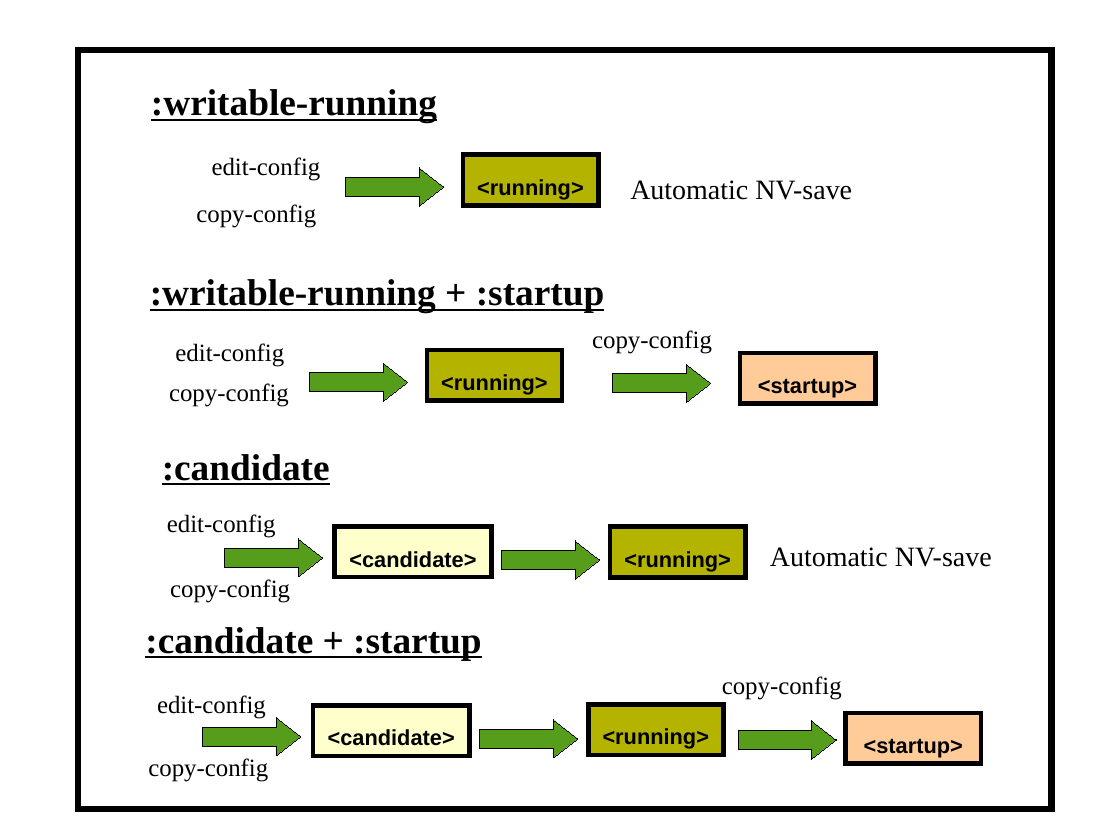
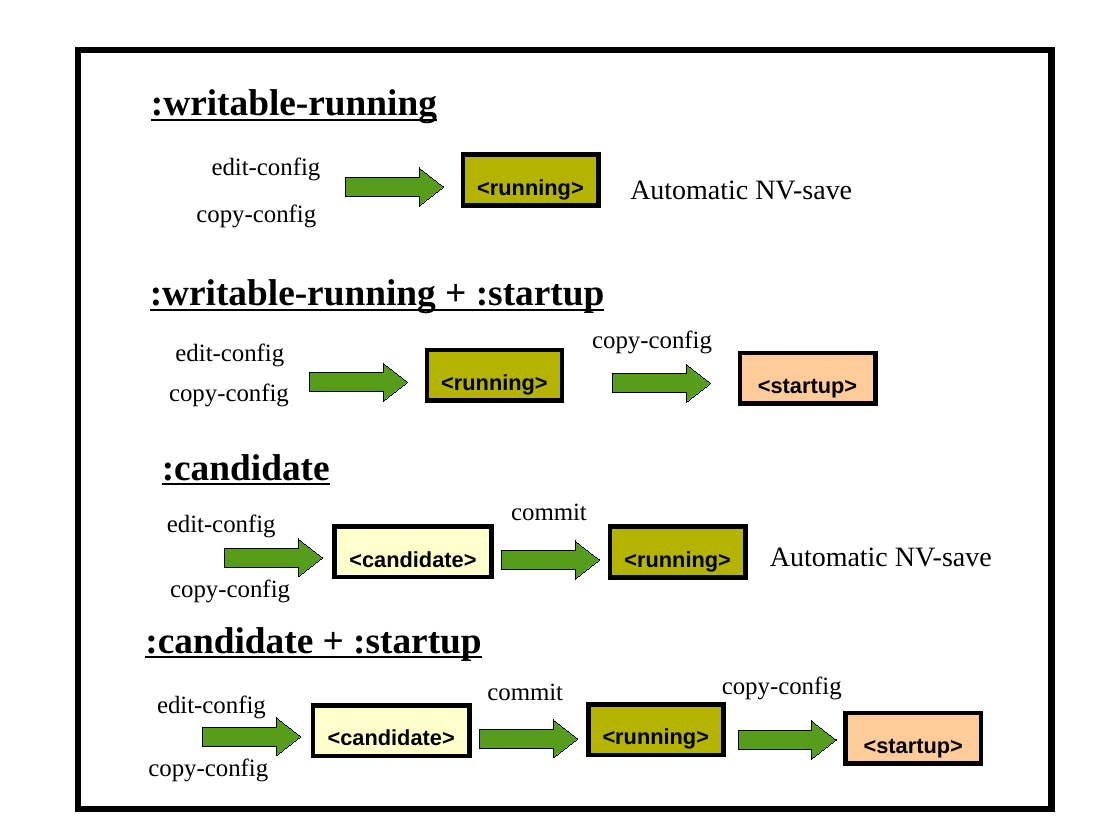
Before and after one commit to vlvassilev/yuma123, a slide deck: slide 1 of netconf/doc/netconfcentral_slides/database_options.odp. Drawn at 1120x840 pixels with LibreOffice and Linux fonts; fonts in the diff are those of the drawing. Boxes give left, top, right and bottom in pixels: in the first picture for what was removed or moved away, otherwise in the second. Text is boxed around its words. In the diff, an @@ line names an element or a change of style, - is before the commit and + after.

```diff
--- a/netconf/doc/netconfcentral_slides/database_options.odp
+++ b/netconf/doc/netconfcentral_slides/database_options.odp
@@ text added at bbox=[511, 503, 587, 521], 16 pt, text #000000 @@
+commit
@@ text added at bbox=[487, 683, 563, 701], 16 pt, text #000000 @@
+commit
```
Also in this commit, not shown: 4 other files.
